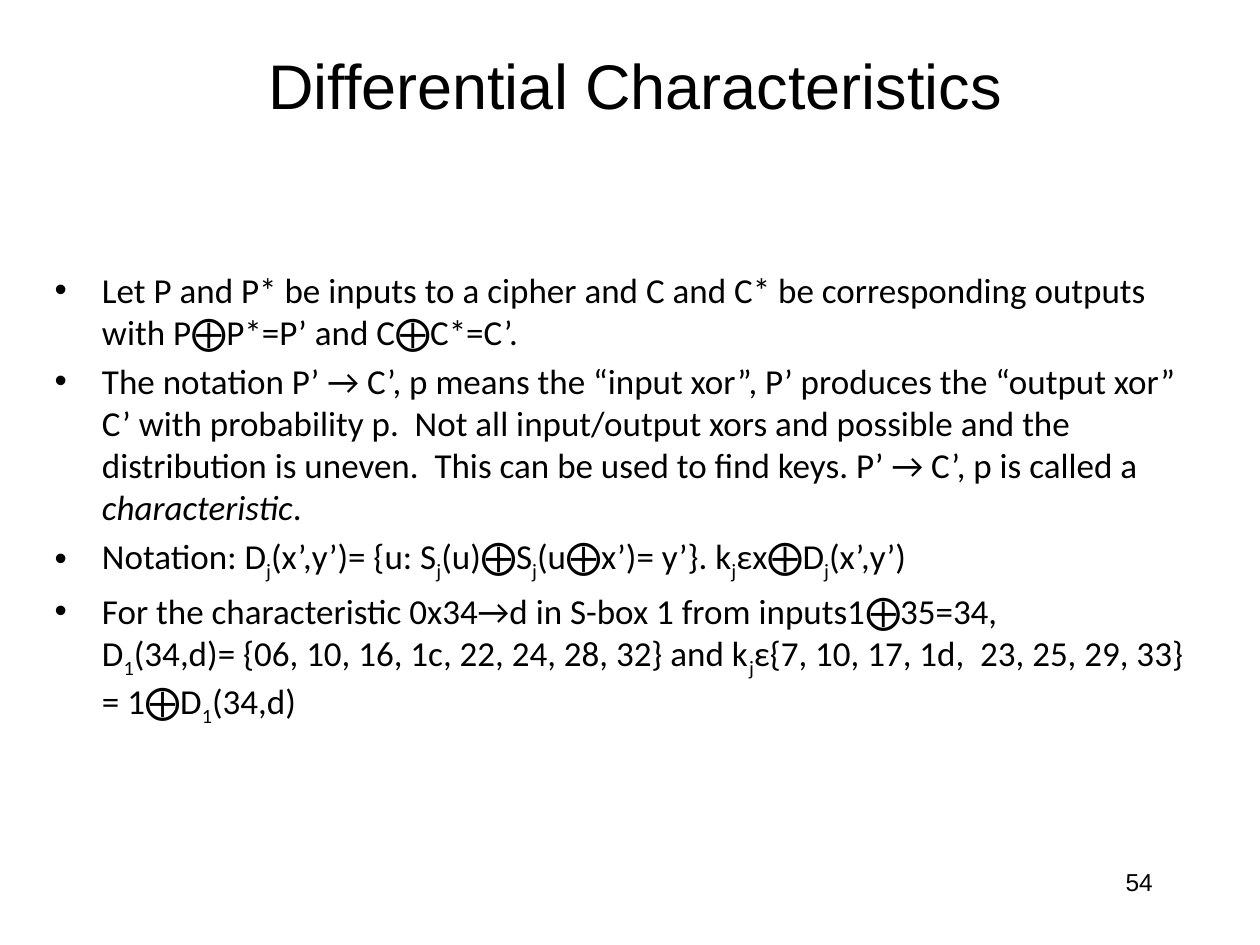
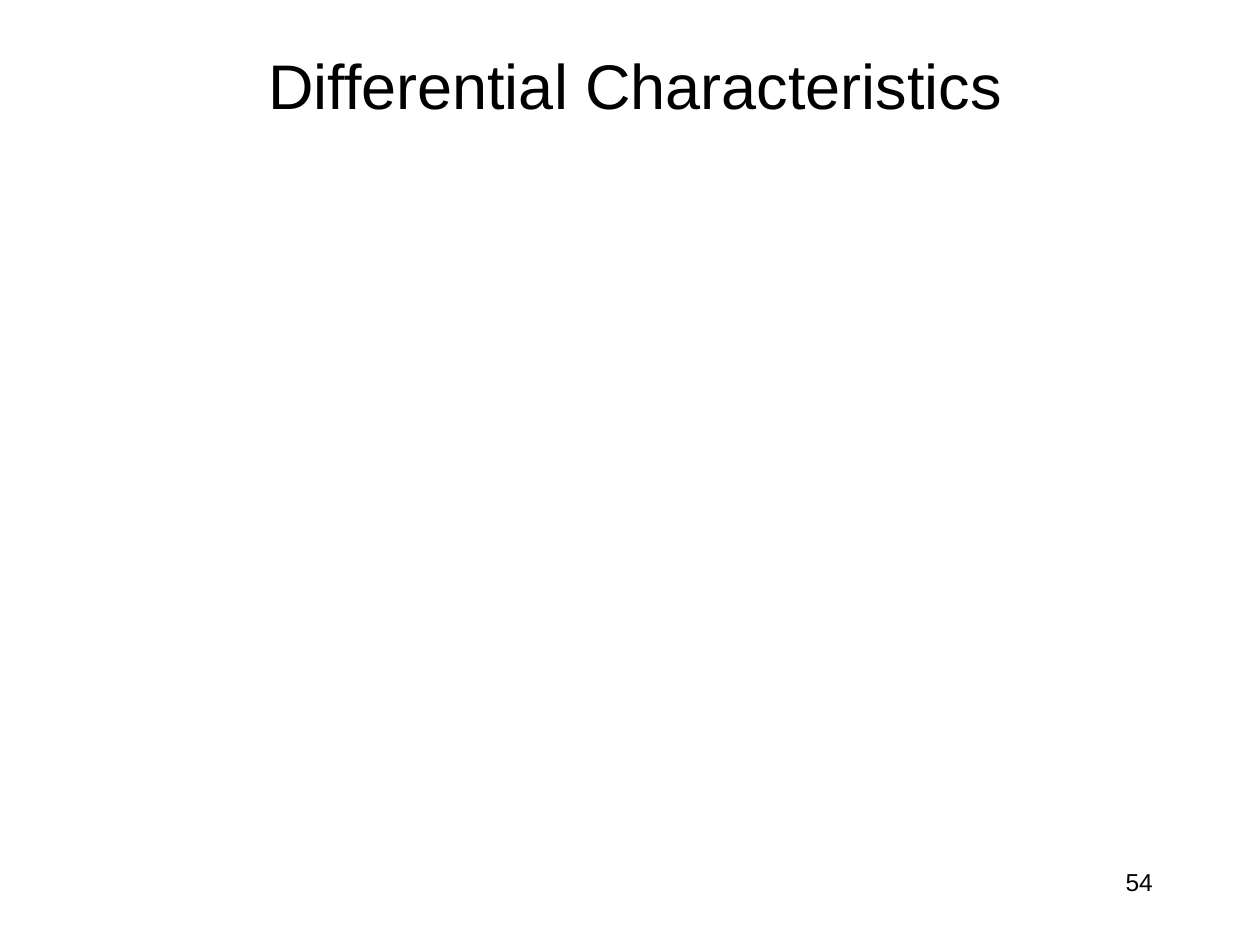
Before and after one commit to jlmucb/class_notes, a slide deck: slide 54 of BerkeleyClass/CS290Spring2013/Lectures/Cryptoclass3.pptx. Drawn at 1260x945 pixels with LibreOffice and Linux fonts; fonts in the diff are those of the drawing; grey boxes stand for pictures. Boxes give left, top, right and bottom in pixels: in the first picture for what was removed or moved away, otherwise in the second. Text is boxed around its words. In the diff, an @@ line names an element or a change of style, - is before the commit and + after.

Commit message:
updated notation

```diff
--- a/BerkeleyClass/CS290Spring2013/Lectures/Cryptoclass3.pptx
+++ b/BerkeleyClass/CS290Spring2013/Lectures/Cryptoclass3.pptx
@@ text removed at <box>102,278,1183,719</box> @@
-• Let P and P* be inputs to a cipher and C and C* be corresponding outputs with P⨁P*=P’ and C⨁C*=C’.
-• The notation P’ → C’, p means the “input xor”, P’ produces the “output xor” C’ with probability p. Not all input/output xors and possible and the distribution is uneven. This can be used to find keys. P’ → C’, p is called a characteristic.
-• Notation: Dj(x’,y’)= {u: Sj(u)⨁Sj(u⨁x’)= y’}. kjεx⨁Dj(x’,y’)
-• For the characteristic 0x34→d in S-box 1 from inputs1⨁35=34, D1(34,d)= {06, 10, 16, 1c, 22, 24, 28, 32} and kjε{7, 10, 17, 1d, 23, 25, 29, 33}= 1⨁D1(34,d)
```
Also in this commit, not shown: 24 other slides changed, 1 other file.
